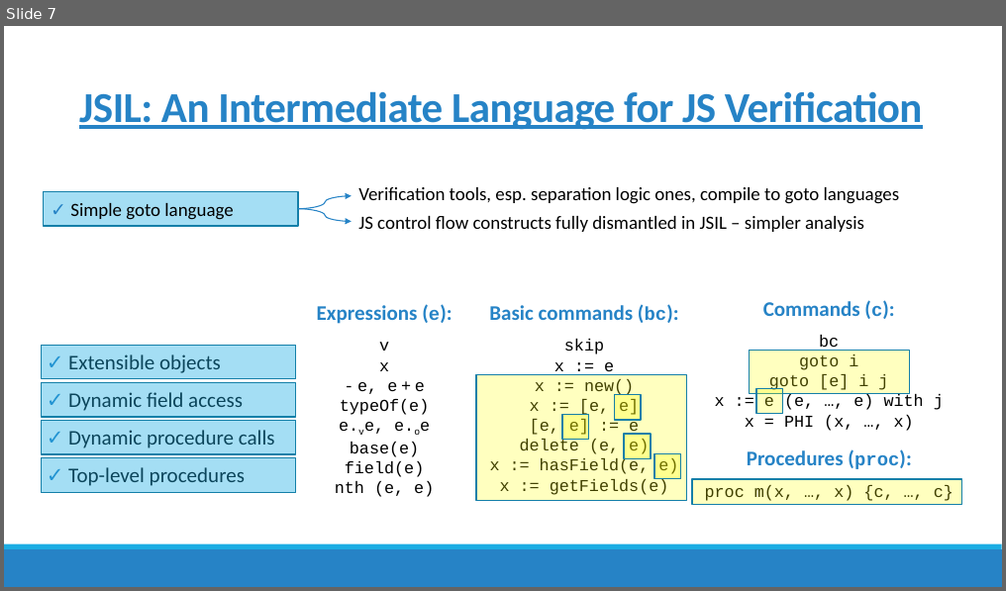
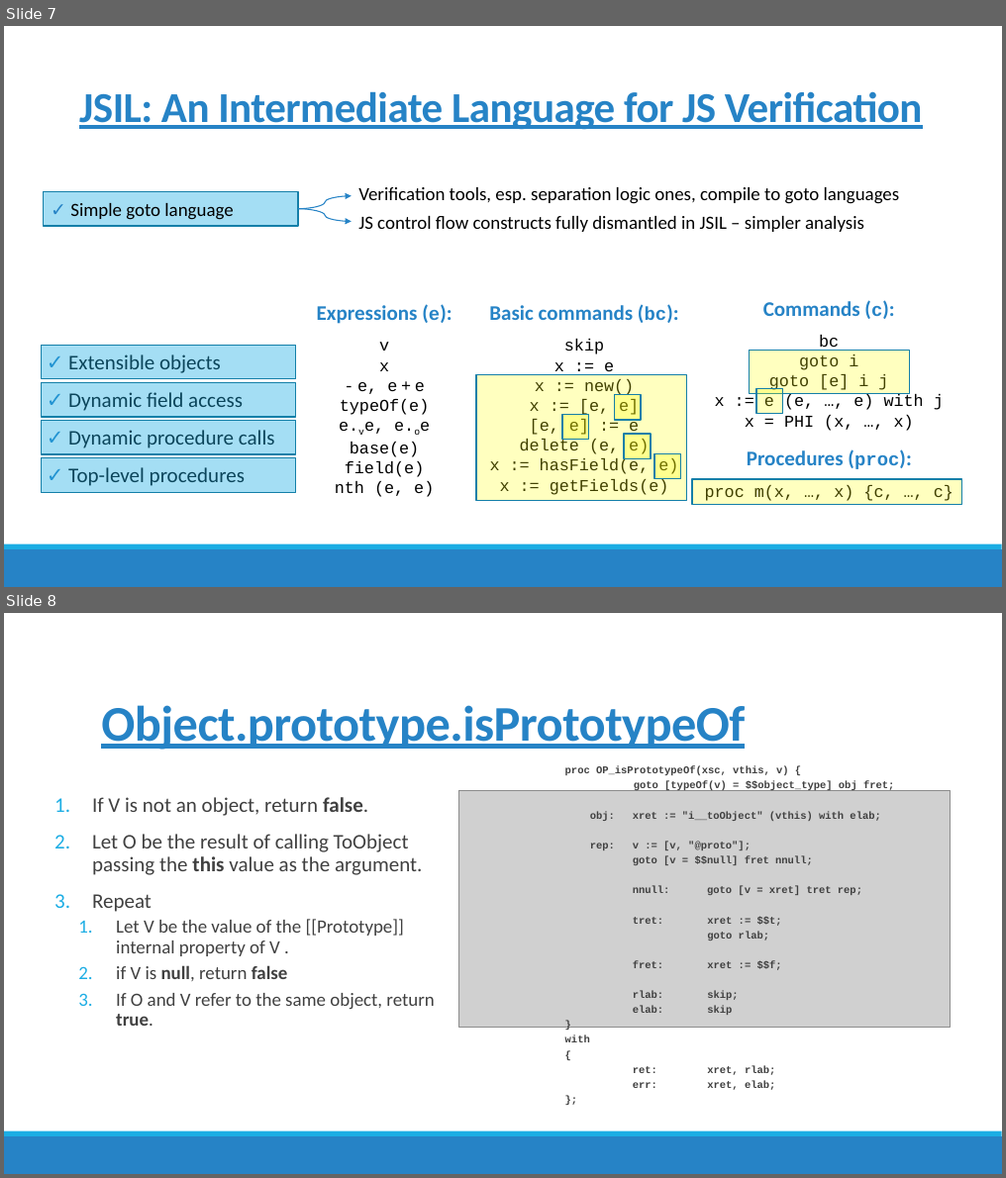
Before and after one commit to amqzhu/JSIL_report, a slide deck: presentation.pptx. Shown one above the other, each under a label of ours: slide 7 before the commit, slides 7 and 8 after it. The pictures are 1006x591 and 1006x1178 pixels, drawn with LibreOffice and Linux fonts; fonts in the diff are those of the drawing; grey boxes stand for pictures. Boxes give left, top, right and bottom in pixels: in the first picture for what was removed or moved away, otherwise in the second. Text is boxed around its words. In the diff, an @@ line names an element or a change of style, - is before the commit and + after.

```diff
--- a/presentation.pptx
+++ b/presentation.pptx
@@ slide 8 added at box(4, 613, 1002, 1174), background #FFFFFF; not listed: 2 template elements that a slide beside it also shows @@
@@ title added at box(101, 705, 745, 750), 48 pt, text #2683C6, bold, underline @@
+Object.prototype.isPrototypeOf
@@ picture added at box(459, 790, 951, 1027) @@
@@ text added at box(565, 766, 894, 1090), 10 pt, text #404040, bold @@
+  proc OP_isPrototypeOf(xsc, vthis, v) {
+  goto [typeOf(v) = $$object_type] obj fret;
+  obj: xret := "i__toObject" (vthis) with elab;
+  rep: v := [v, "@proto"];
+  goto [v = $$null] fret nnull;
+  nnull: goto [v = xret] tret rep;
+  tret: xret := $$t;
+  goto rlab;
+  fret: xret := $$f;
+  rlab: skip;
+  elab: skip
+  }
+  with
+  {
+  ret: xret, rlab;
+  err: xret, elab;
+  };
@@ text added at box(92, 797, 434, 1026), 18 pt, text #404040 @@
+1. If V is not an object, return false.
+2. Let O be the result of calling ToObject passing the this value as the argument.
+3. Repeat
+  1. Let V be the value of the [[Prototype]] internal property of V .
+  2. if V is null, return false
+  3. If O and V refer to the same object, return true.
```
Also in this commit, not shown: 8 slides changed, 1 slide removed.
